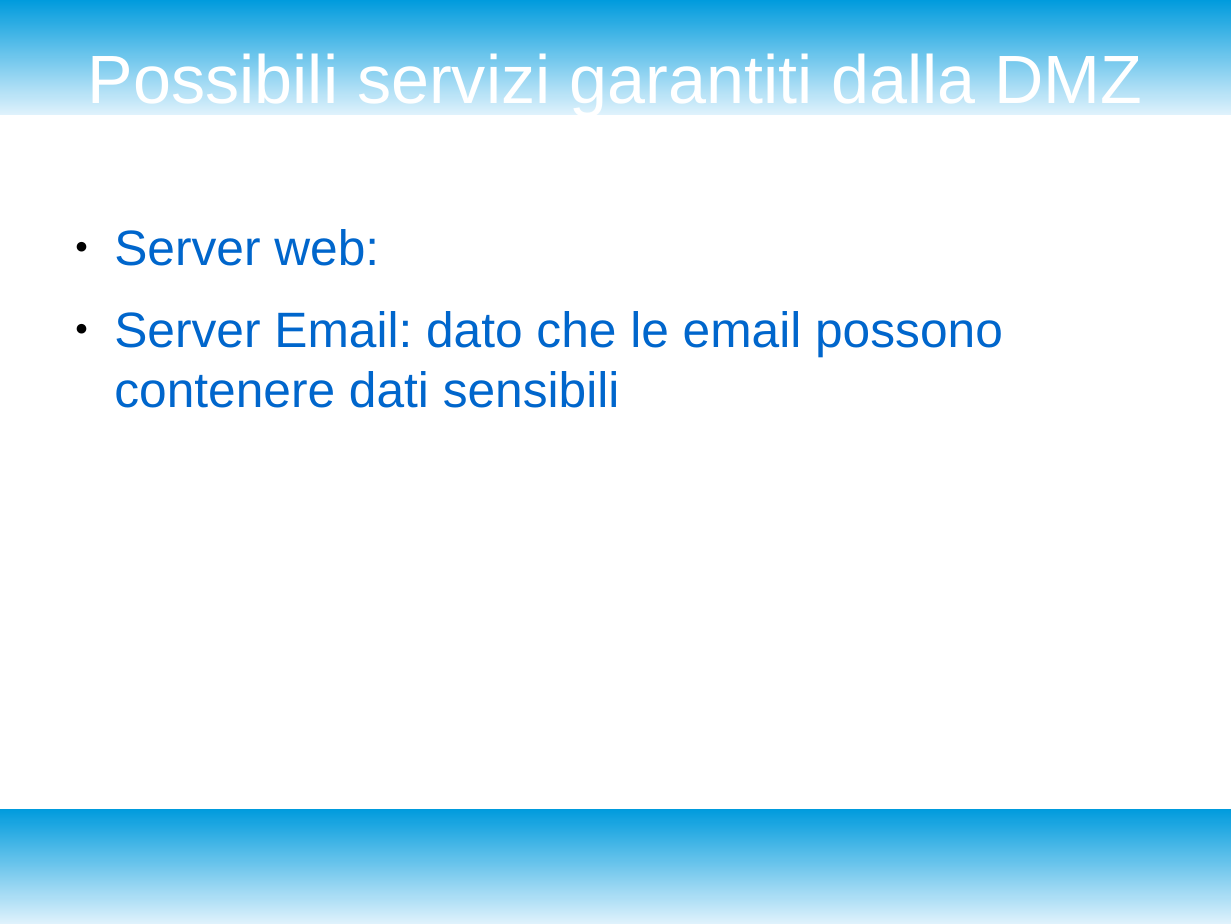
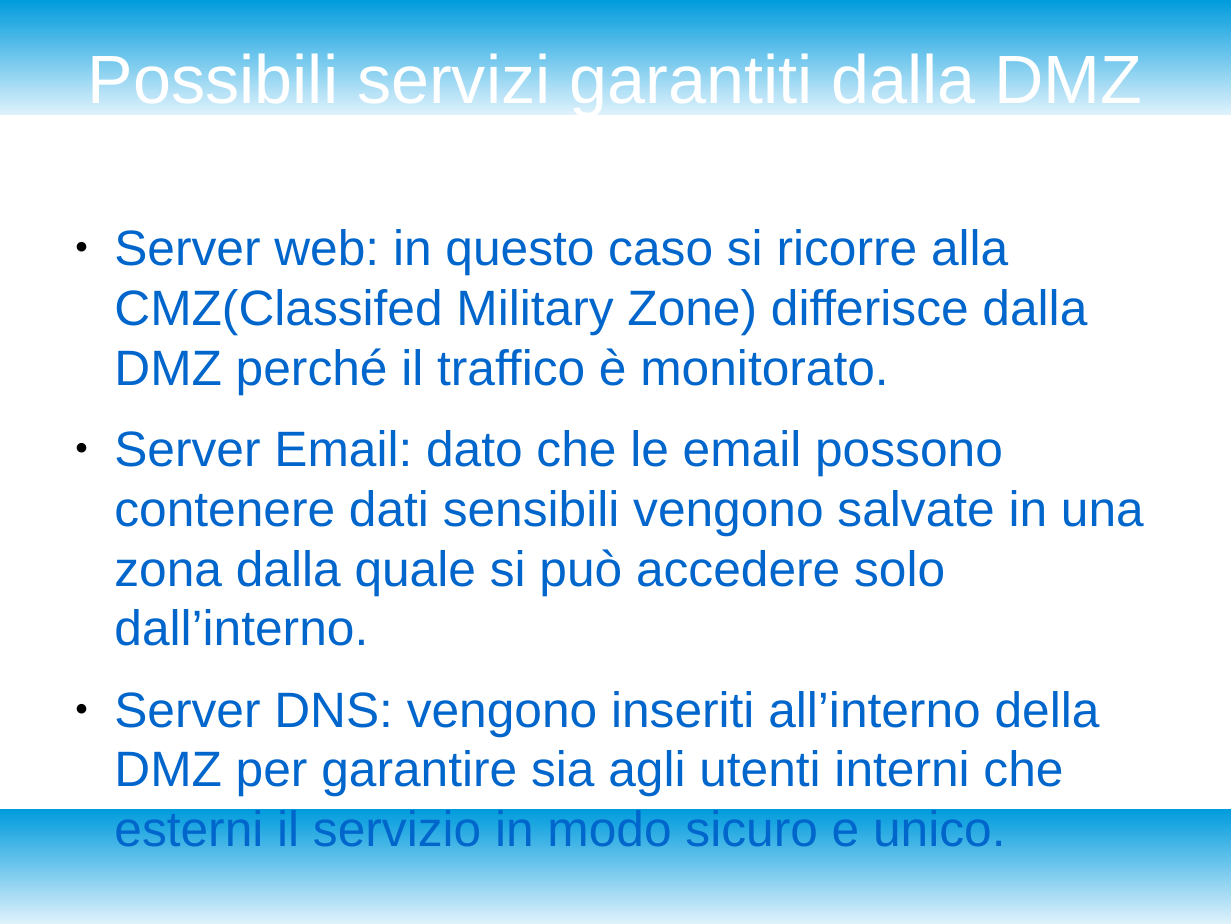
Before and after one commit to Cesare98/school, a slide deck: slide 4 of Sistemi e reti/misure_sicurezza_in_rete.odp. Drawn at 1232x924 pixels with LibreOffice and Linux fonts; fonts in the diff are those of the drawing. Boxes give left, top, right and bottom in pixels: in the first picture for what was removed or moved away, otherwise in the second. Text is boxed around its words. In the diff, an @@ line names an element or a change of style, - is before the commit and + after.

```diff
--- a/Sistemi e reti/misure_sicurezza_in_rete.odp
+++ b/Sistemi e reti/misure_sicurezza_in_rete.odp
@@ text at [114, 229, 1144, 856]: text changed @@
-● Server web:
-● Server Email: dato che le email possono contenere dati sensibili
+● Server web: in questo caso si ricorre alla CMZ(Classifed Military Zone) differisce dalla DMZ perché il traffico è monitorato.
+● Server Email: dato che le email possono contenere dati sensibili vengono salvate in una zona dalla quale si può accedere solo dall’interno.
+● Server DNS: vengono inseriti all’interno della DMZ per garantire sia agli utenti interni che esterni il servizio in modo sicuro e unico.
```
Also in this commit, not shown: 2 other slides changed, 1 slide added.
